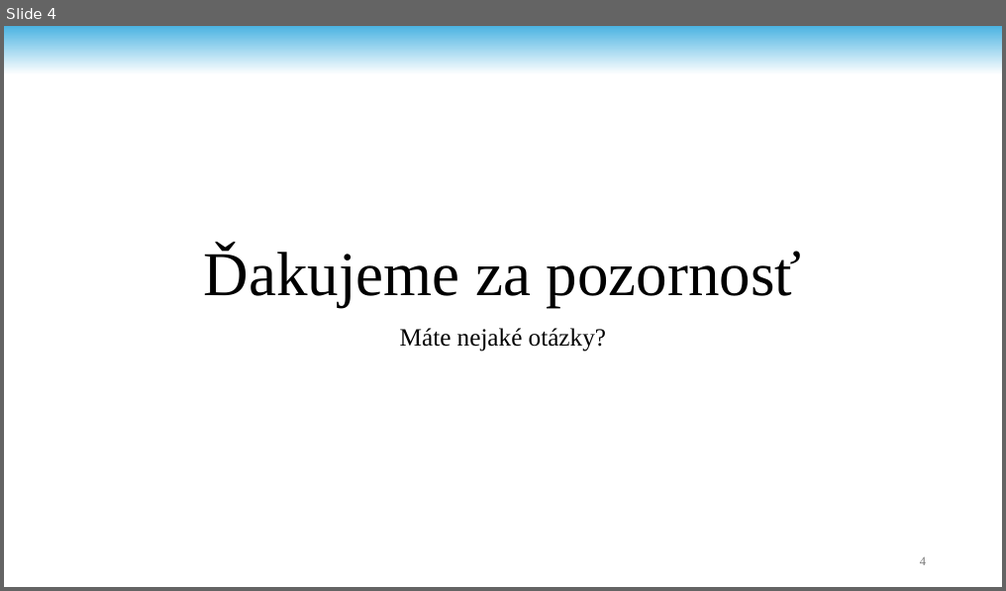
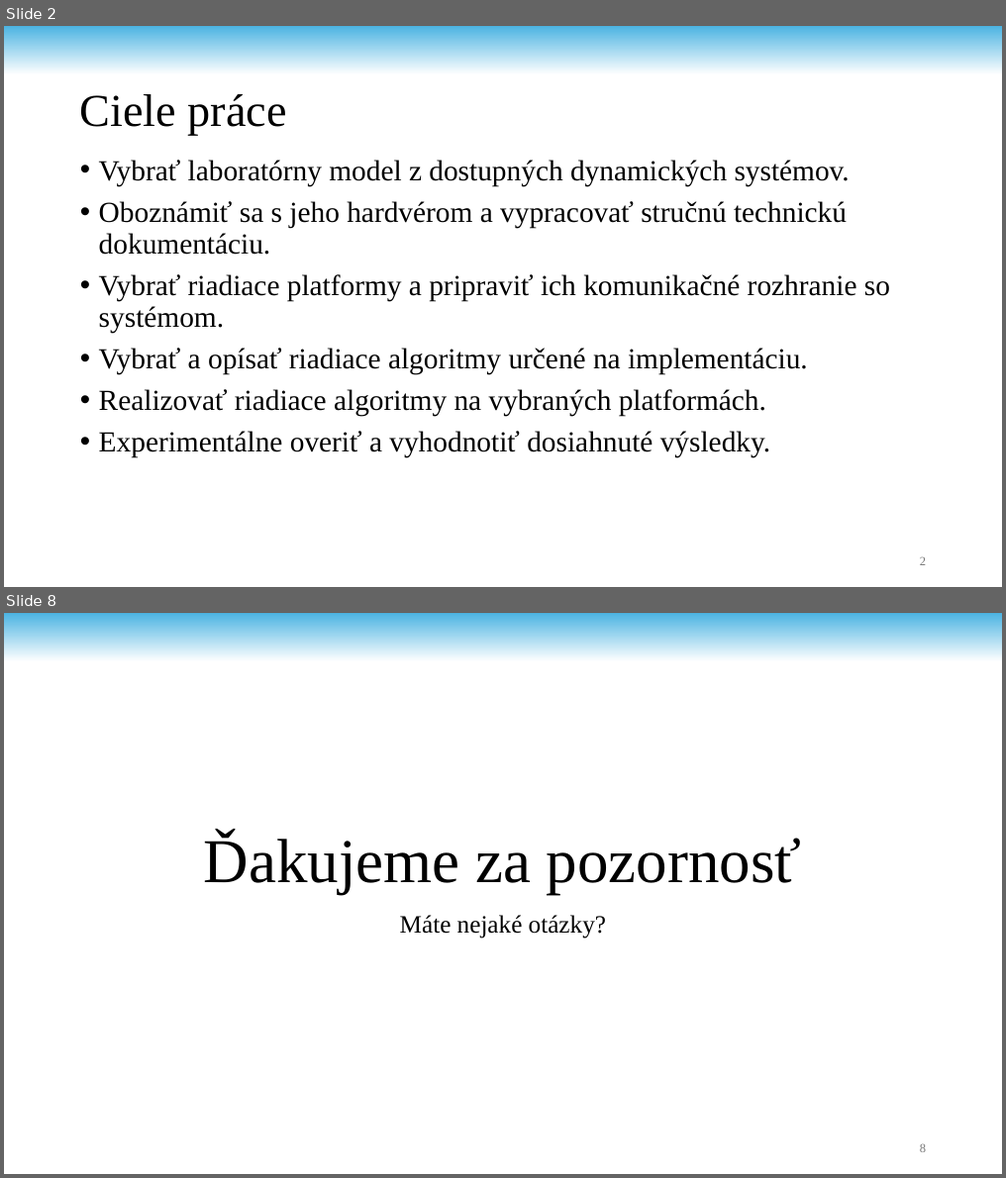
Before and after one commit to andrii-stoliar/DP-Stoliar, a slide deck: PREZ.pptx. Shown one above the other, each under a label of ours: slide 4 before the commit, slides 2 and 8 after it; the slides between them are not shown. The pictures are 1006x591 and 1006x1178 pixels, drawn with LibreOffice and Linux fonts; fonts in the diff are those of the drawing; background and template pictures are left out. Boxes give left, top, right and bottom in pixels: in the first picture for what was removed or moved away, otherwise in the second. Text is boxed around its words. In the diff, an @@ line names an element or a change of style, - is before the commit and + after.

```diff
--- a/PREZ.pptx
+++ b/PREZ.pptx
@@ slide 2 added at (4,26,1002,587), background #FFFFFF; not listed: 1 template element that a slide beside it also shows @@
@@ title added at (80,94,287,135), 44 pt, text #000000 @@
+Ciele práce
@@ text added at (99,160,890,459), 28 pt, text #000000 @@
+• Vybrať laboratórny model z dostupných dynamických systémov.
+• Oboznámiť sa s jeho hardvérom a vypracovať stručnú technickú dokumentáciu.
+• Vybrať riadiace platformy a pripraviť ich komunikačné rozhranie so systémom.
+• Vybrať a opísať riadiace algoritmy určené na implementáciu.
+• Realizovať riadiace algoritmy na vybraných platformách.
+• Experimentálne overiť a vyhodnotiť dosiahnuté výsledky.
@@ page number added at (920,557,926,566), 12 pt, text #797979 @@
+2
@@ what was slide 4 is now slide 8 @@
@@ page number at (920,1145,926,1153): text changed @@
-4
+8
```
Also in this commit, not shown: 1 slide changed, 5 other slides added, 2 slides removed.
